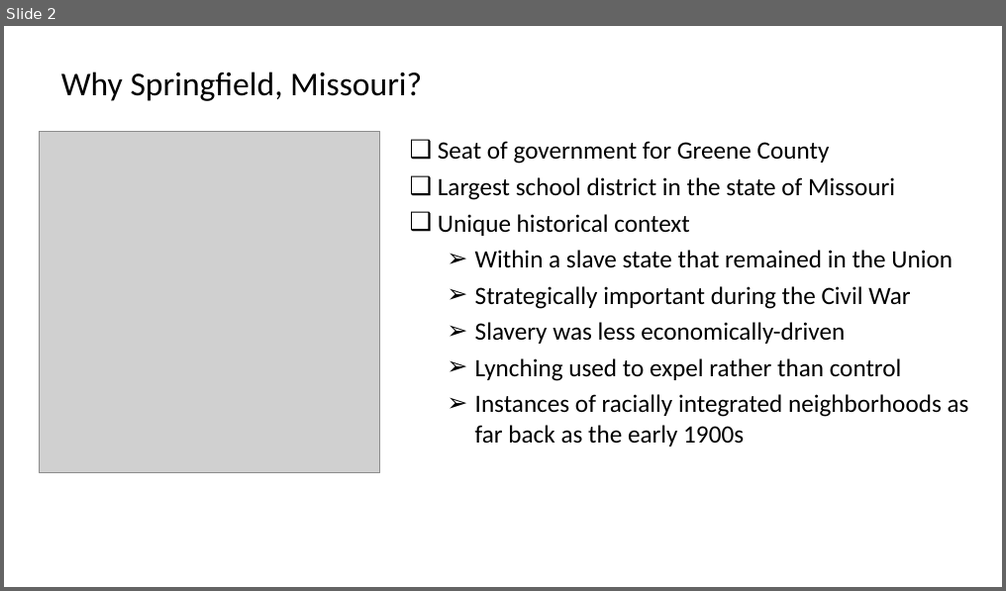
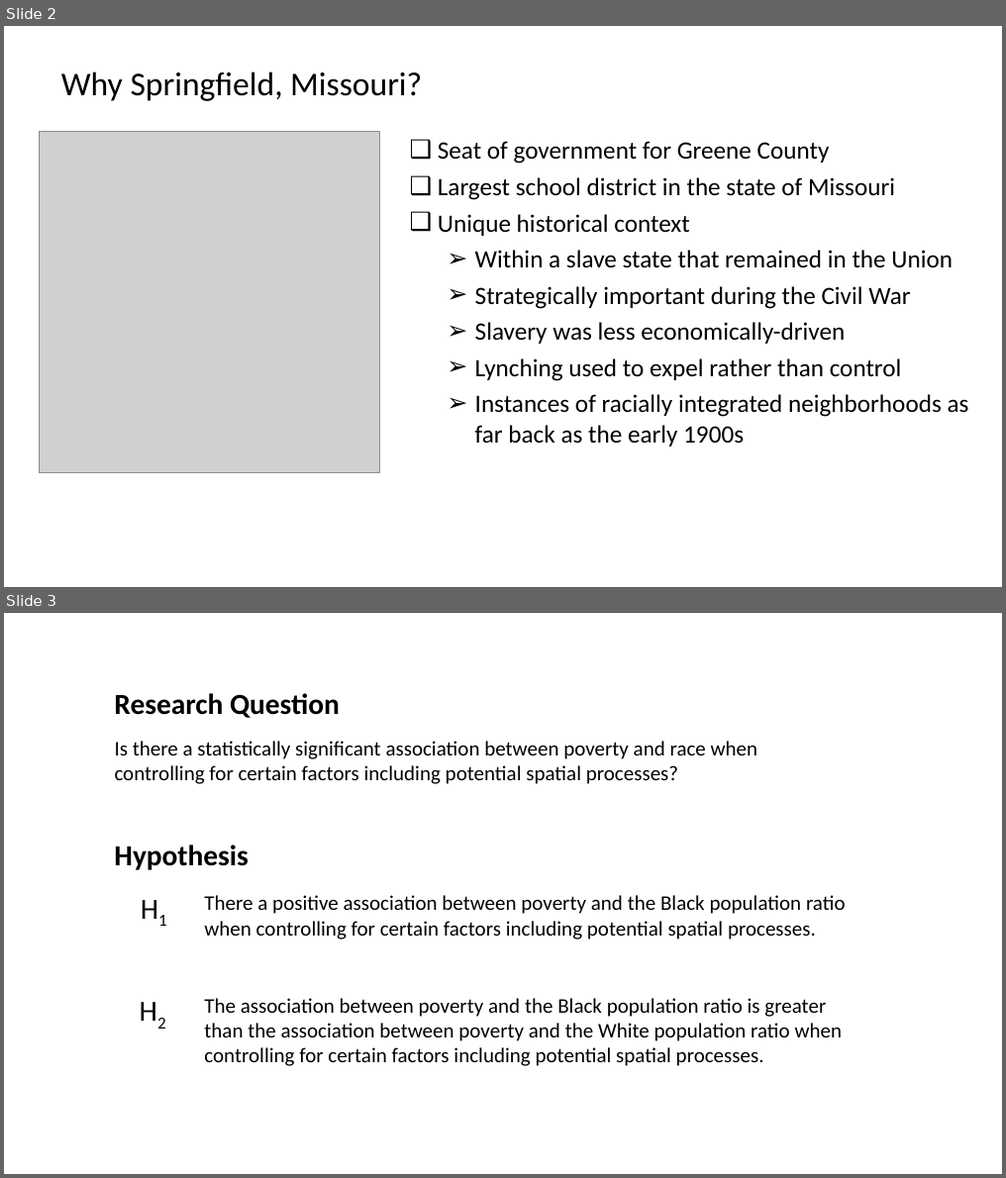
Before and after one commit to SLU-Courses-Townes/SOC5670, a slide deck: Assignments/Homework02/docs/Townes_SOC5670_2020_Spring_Presentation_v00.pptx. Shown one above the other, each under a label of ours: slide 2 before the commit, slides 2 and 3 after it. The pictures are 1006x591 and 1006x1178 pixels, drawn with LibreOffice and Linux fonts; fonts in the diff are those of the drawing; grey boxes stand for pictures. Boxes give left, top, right and bottom in pixels: in the first picture for what was removed or moved away, otherwise in the second. Text is boxed around its words. In the diff, an @@ line names an element or a change of style, - is before the commit and + after.

Commit message:
Added research question and hypotheses to presentation

```diff
--- a/Assignments/Homework02/docs/Townes_SOC5670_2020_Spring_Presentation_v00.pptx
+++ b/Assignments/Homework02/docs/Townes_SOC5670_2020_Spring_Presentation_v00.pptx
@@ slide 3 added at (4,613,1002,1174), background #FFFFFF @@
@@ text added at (114,693,340,718), 28 pt, text #000000, bold @@
+Research Question
@@ text added at (115,741,758,784), 20 pt, text #000000 @@
+Is there a statistically significant association between poverty and race when controlling for certain factors including potential spatial processes?
@@ text added at (114,845,248,870), 28 pt, text #000000, bold @@
+Hypothesis
@@ text added at (133,886,197,929), 28 pt, text #000000 @@
+H1
@@ text added at (204,895,846,940), 20 pt, text #000000 @@
+There a positive association between poverty and the Black population ratio when controlling for certain factors including potential spatial processes.
@@ text added at (132,989,196,1032), 28 pt, text #000000 @@
+H2
@@ text added at (204,998,843,1066), 20 pt, text #000000 @@
+The association between poverty and the Black population ratio is greater than the association between poverty and the White population ratio when controlling for certain factors including potential spatial processes.
```
Also in this commit, not shown: 1 slide changed, 4 other slides added, 2 slides removed, 4 other files.
